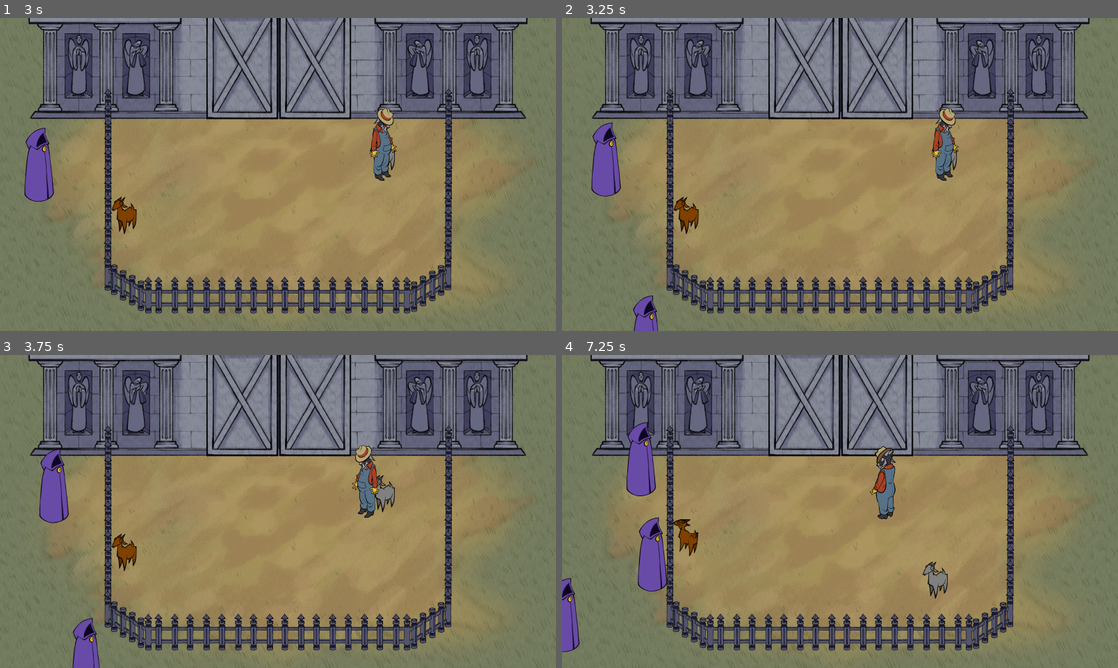
Above: before the commit, frames 1-4 (two rows, left to right).
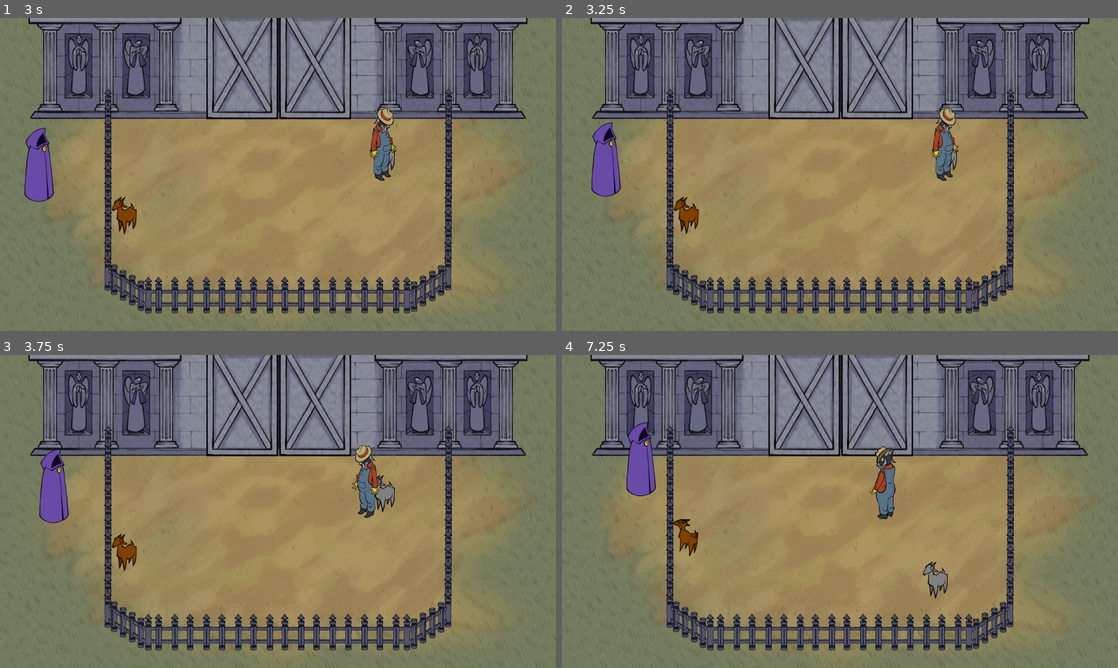
Above: after the commit, the same moments.

Repository: jadicodes/goat-game
Game: Godot game, scene res://farm/farm.tscn
Two runs of this game, one before a commit and one after it. Both use one fixed random seed, a clock stepped at 60 frames per second and the inputs below.
Inputs (mouse positions are in pixels of both pictures, inside the frame that each line leads up to):
- Up to frame 1 (3 s): tap Enter at 0.5 s; move the mouse to (400, 158) at 0.52 s; hold D (move_right) 0.53-1.25 s; hold E (interact) 0.53-1.25 s; click (400, 158) at 0.67 s; drag from (166, 190) to (278, 80) at 1.27 s; move the mouse to (333, 105) at 2.02 s; hold D (move_right) 2.03-2.75 s; tap Alt at 2.1 s; drag from (250, 237) to (122, 224) at 2.77 s
- Up to frame 2 (3.25 s): no input
- Up to frame 3 (3.75 s): move the mouse to (444, 558) at 3.52 s; hold A (move_left) from 3.53 s (still down); hold E (interact) from 3.53 s (still down)
- Up to frame 4 (7.25 s): release A (move_left) at 4.25 s; release E (interact) at 4.25 s; drag from (673, 464) to (940, 514) at 4.27 s; move the mouse to (867, 511) at 5.02 s; hold S (move_down) 5.03-5.75 s; tap Alt at 5.1 s; click (867, 511) at 5.17 s; drag from (756, 433) to (684, 545) at 5.77 s; move the mouse to (962, 495) at 6.52 s; hold W (move_up) from 6.53 s (still down); hold E (interact) from 6.53 s (still down)

Frame 1 is identical in both runs. In frame 2, 0.4% of the frame differs, in the area x 12-18%, y 88-100%; in frame 3, 0.6%; in frame 4, 1.6%, in the area x 0-19%, y 51-95%.

Commit message:
Set timer to 35 seconds

Diff:
--- a/project/farm/farm.tscn
+++ b/project/farm/farm.tscn
@@ -63,7 +63,7 @@
 rotation = 1.57909
 
 [node name="Timer" type="Timer" parent="."]
-wait_time = 3.0
+wait_time = 35.0
 autostart = true
 
 [node name="Shopper" parent="." instance=ExtResource("4_72csm")]
